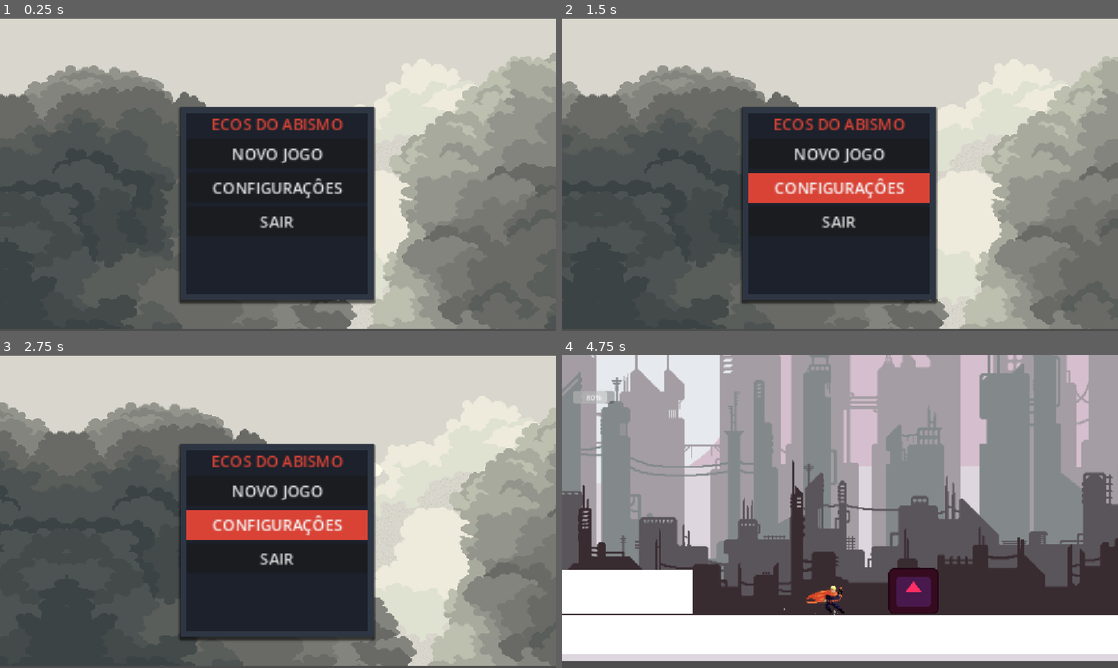
Above: before the commit, frames 1-4 (two rows, left to right).
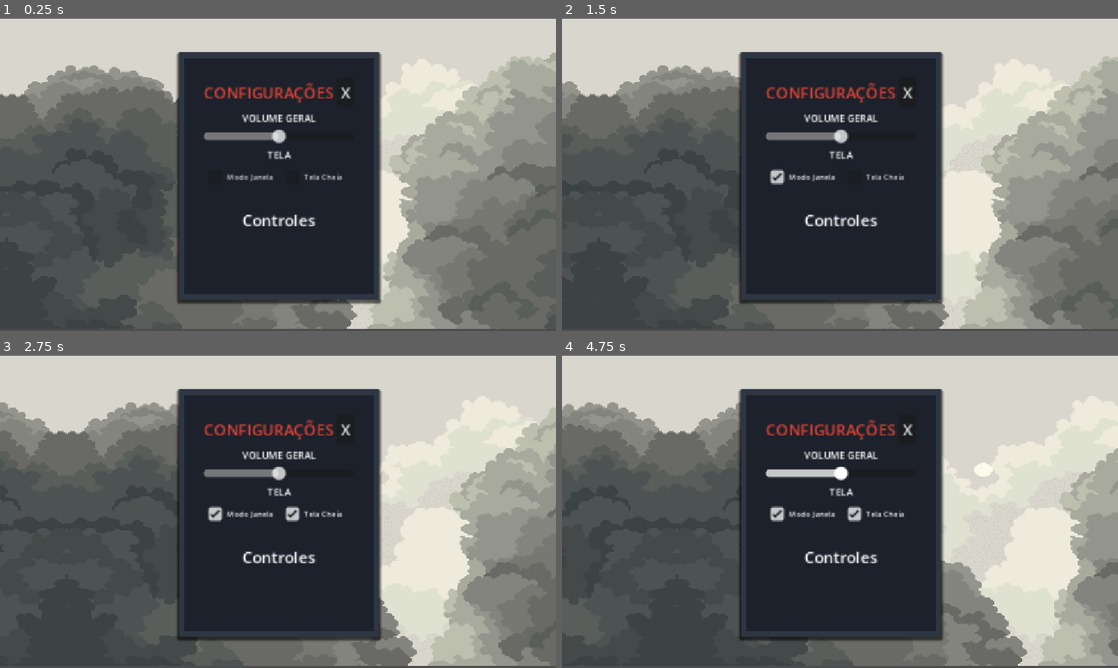
Above: after the commit, the same moments.

Repository: agr3w/Godot_prototity
Game: Godot game, scene res://menu_principal.tscn
The game is run twice, just before and just after one commit, with the same random seed, the same clock (stepped at 60 frames per second) and the same inputs. The engine's default icon, where the game draws it, is replaced by a stand-in: a white triangle on a blue panel in a dark square.
Inputs (mouse positions are in pixels of both pictures, inside the frame that each line leads up to):
- Up to frame 1 (0.25 s): no input
- Up to frame 2 (1.5 s): click (906, 93) at 0.5 s, where only the run after the commit has a clickable "X"; click (801, 177) at 1.25 s, where only the run after the commit has a clickable "Modo Janela"
- Up to frame 3 (2.75 s): click (311, 514) at 2 s, where only the run after the commit has a clickable "Tela Cheia"
- Up to frame 4 (4.75 s): click (840, 489) at 2.75 s, where only the run before the commit has a clickable "NOVO JOGO"; tap Enter (ui_accept) at 3.5, 3.77, 4.52 s; hold Right (ui_right) from 3.53 s (still down); tap X (attack) at 3.6 s; tap Shift (dash) at 4.35 s

The runs differ from the first frame. In frame 1, 11% of the frame differs, in the area x 31-69%, y 10-92%; in frame 2, 13%; in frame 3, 13%; in frame 4, 91%, in the area x 0-100%, y 0-100%.

Commit message:
Atualizando estrutura do main menu

Diff:
--- a/menu_principal.tscn
+++ b/menu_principal.tscn
@@ -49,6 +49,7 @@
 flip_h = true
 
 [node name="PanelContainer" type="PanelContainer" parent="." unique_id=1606446080]
+visible = false
 layout_mode = 1
 anchors_preset = 8
 anchor_left = 0.5
@@ -66,6 +67,10 @@
 
 [node name="MarginContainer" type="MarginContainer" parent="PanelContainer" unique_id=2089162107]
 layout_mode = 2
+theme_override_constants/margin_left = 20
+theme_override_constants/margin_top = 20
+theme_override_constants/margin_right = 20
+theme_override_constants/margin_bottom = 20
 
 [node name="VBoxContainer" type="VBoxContainer" parent="PanelContainer/MarginContainer" unique_id=1508395553]
 layout_mode = 2
@@ -92,6 +97,86 @@
 theme_override_styles/hover = SubResource("StyleBoxFlat_qhq4y")
 text = "SAIR"
 
+[node name="PainelConfigs" type="PanelContainer" parent="." unique_id=551649913]
+layout_mode = 1
+anchors_preset = 8
+anchor_left = 0.5
+anchor_top = 0.5
+anchor_right = 0.5
+anchor_bottom = 0.5
+offset_left = -206.0
+offset_top = -253.0
+offset_right = 2.0
+offset_bottom = 3.5
+grow_horizontal = 2
+grow_vertical = 2
+scale = Vector2(2, 2)
+theme_override_styles/panel = SubResource("StyleBoxFlat_f1aav")
+
+[node name="MarginContainer" type="MarginContainer" parent="PainelConfigs" unique_id=2008786489]
+layout_mode = 2
+theme_override_constants/margin_left = 20
+theme_override_constants/margin_top = 20
+theme_override_constants/margin_right = 20
+theme_override_constants/margin_bottom = 20
+
+[node name="VBoxContainer" type="VBoxContainer" parent="PainelConfigs/MarginContainer" unique_id=754193926]
+layout_mode = 2
+
+[node name="HBoxContainer" type="HBoxContainer" parent="PainelConfigs/MarginContainer/VBoxContainer" unique_id=389459037]
+layout_mode = 2
+alignment = 1
+
+[node name="Label" type="Label" parent="PainelConfigs/MarginContainer/VBoxContainer/HBoxContainer" unique_id=44158955]
+layout_mode = 2
+size_flags_horizontal = 3
+theme_override_colors/font_color = Color(0.8509804, 0.2627451, 0.21176471, 1)
+theme_override_constants/line_spacing = 3
+text = "CONFIGURAÇÕES"
+horizontal_alignment = 1
+
+[node name="X" type="Button" parent="PainelConfigs/MarginContainer/VBoxContainer/HBoxContainer" unique_id=1479815388]
+layout_mode = 2
+text = "X"
+
+[node name="Volume geral" type="Label" parent="PainelConfigs/MarginContainer/VBoxContainer" unique_id=492094338]
+layout_mode = 2
+theme_override_font_sizes/font_size = 10
+text = "VOLUME GERAL"
+horizontal_alignment = 1
+
+[node name="HSlider" type="HSlider" parent="PainelConfigs/MarginContainer/VBoxContainer" unique_id=1337508603]
+layout_mode = 2
+value = 50.0
+
+[node name="Tela" type="Label" parent="PainelConfigs/MarginContainer/VBoxContainer" unique_id=107183336]
+layout_mode = 2
+theme_override_font_sizes/font_size = 10
+text = "TELA"
+horizontal_alignment = 1
+
+[node name="HBoxContainer2" type="HBoxContainer" parent="PainelConfigs/MarginContainer/VBoxContainer/Tela" unique_id=263932377]
+layout_mode = 0
+offset_top = 18.0
+offset_right = 156.0
+offset_bottom = 42.0
+
+[node name="BtnJanela" type="CheckBox" parent="PainelConfigs/MarginContainer/VBoxContainer/Tela/HBoxContainer2" unique_id=1809095460]
+layout_mode = 2
+theme_override_font_sizes/font_size = 8
+text = "Modo Janela"
+
+[node name="BtnTelaCheia" type="CheckBox" parent="PainelConfigs/MarginContainer/VBoxContainer/Tela/HBoxContainer2" unique_id=143509548]
+layout_mode = 2
+theme_override_font_sizes/font_size = 8
+text = "Tela Cheia"
+
+[node name="Label" type="Label" parent="PainelConfigs/MarginContainer/VBoxContainer" unique_id=620732356]
+layout_mode = 2
+size_flags_vertical = 6
+text = "Controles"
+horizontal_alignment = 1
+
 [connection signal="pressed" from="PanelContainer/MarginContainer/VBoxContainer/BtnNovoJogo" to="." method="_on_btn_novo_jogo_pressed"]
 [connection signal="pressed" from="PanelContainer/MarginContainer/VBoxContainer/BtnConfigs" to="." method="_on_btn_configs_pressed"]
 [connection signal="pressed" from="PanelContainer/MarginContainer/VBoxContainer/BtnSair" to="." method="_on_btn_sair_pressed"]
